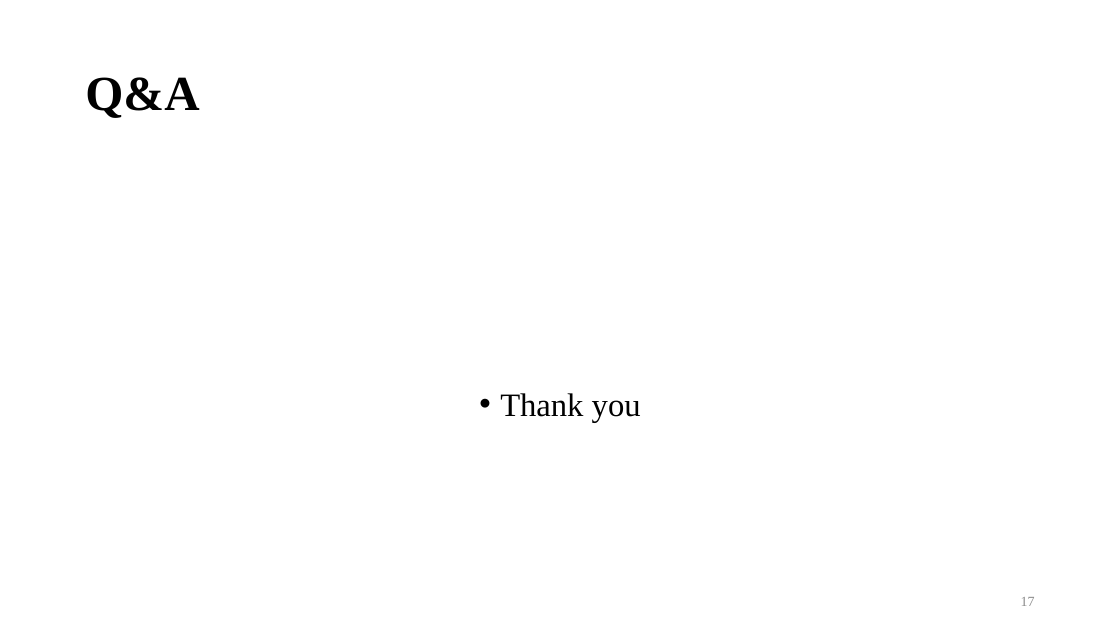
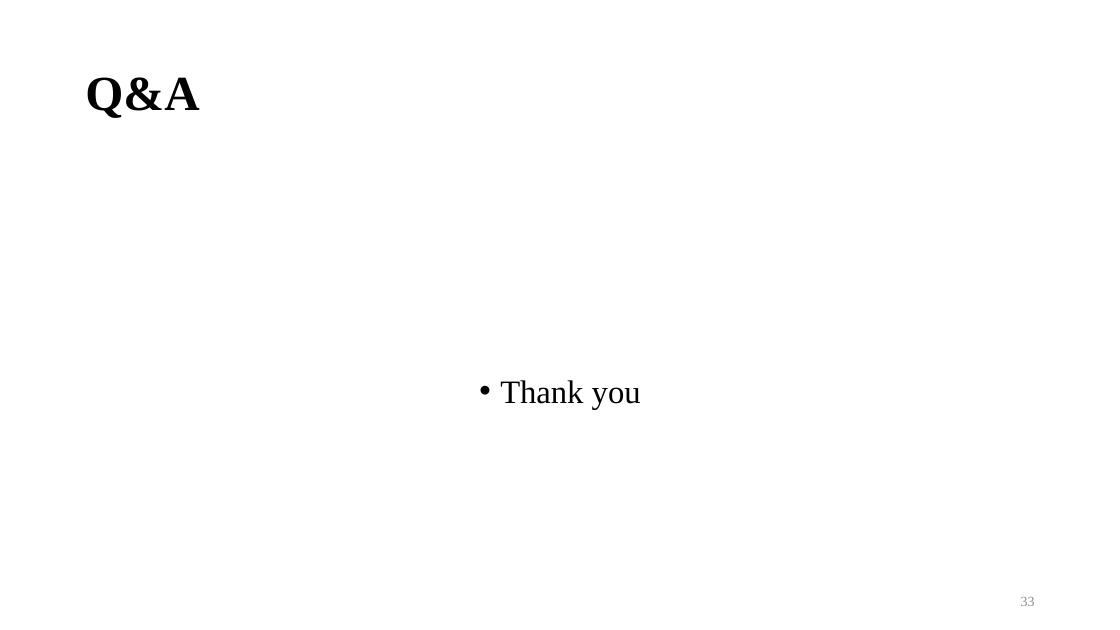
Before and after one commit to bernie6401/NTU_ML, a slide deck: slide 33 of Final Project/Final Paper/HO-Machine learning workflows.pptx (slide 17 before the commit). Drawn at 1120x630 pixels with LibreOffice and Linux fonts; fonts in the diff are those of the drawing; background and template pictures are left out. Boxes give left, top, right and bottom in pixels: in the first picture for what was removed or moved away, otherwise in the second. Text is boxed around its words. In the diff, an @@ line names an element or a change of style, - is before the commit and + after.

```diff
--- a/Final Project/Final Paper/HO-Machine learning workflows.pptx
+++ b/Final Project/Final Paper/HO-Machine learning workflows.pptx
@@ text "Thank you": place and size @@
-text "Thank you" at bbox=[500, 393, 641, 422]
+text "Thank you" at bbox=[500, 380, 641, 410]
@@ page number at bbox=[1021, 597, 1035, 606]: text changed @@
-17
+33
```
Also in this commit, not shown: 10 other slides changed, 16 slides added, 1 other file.
